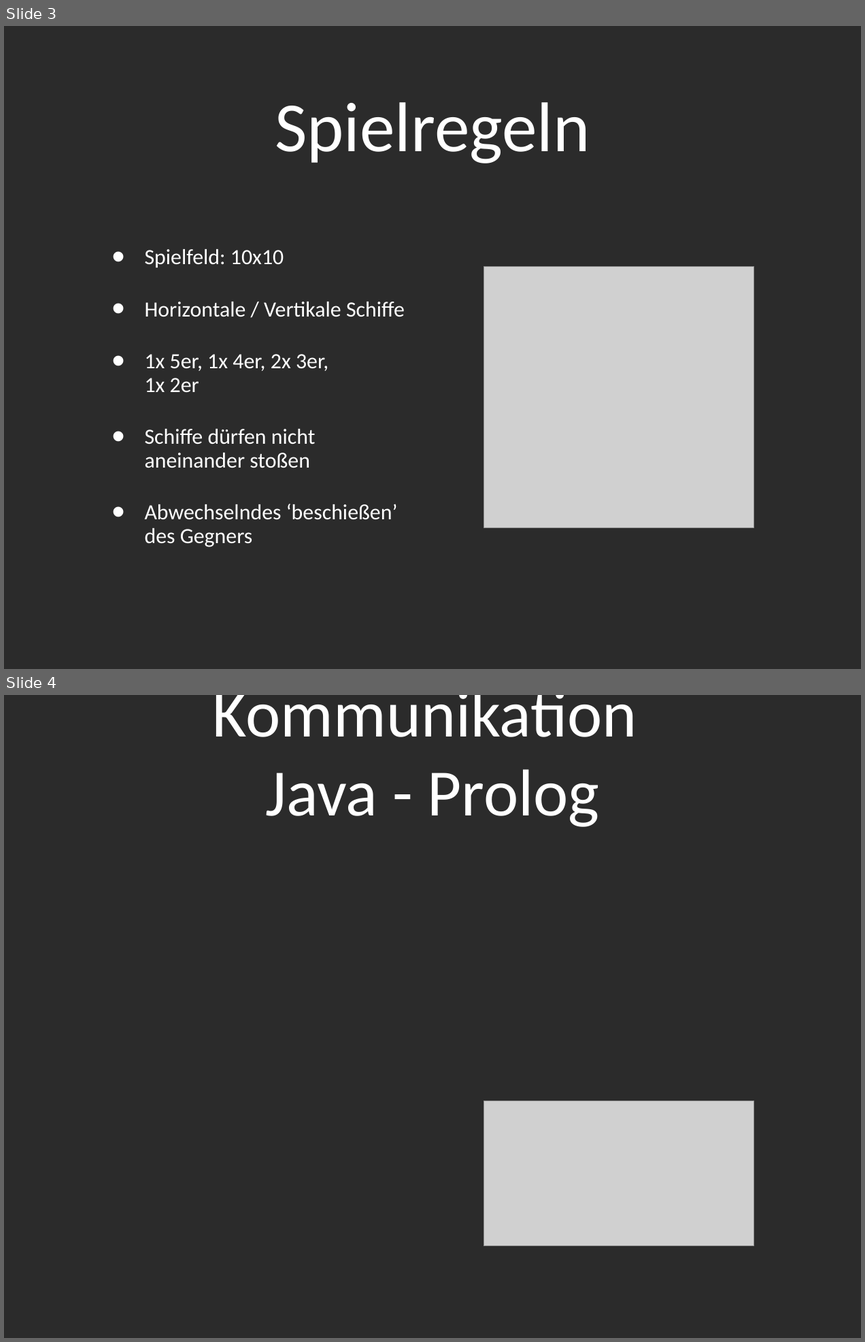
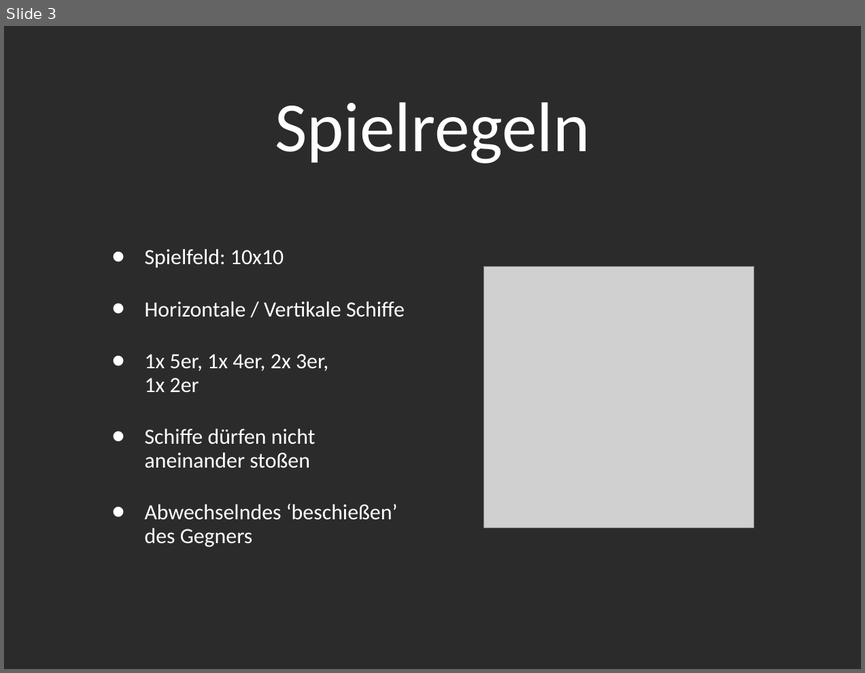
Before and after one commit to novac045/ai-battleship, a slide deck: Präsentation/Presentation_PPT.ppt. Shown one above the other, each under a label of ours: slides 3 and 4 before the commit, slide 3 after it. The pictures are 865x1342 and 865x673 pixels, drawn with LibreOffice and Linux fonts; fonts in the diff are those of the drawing; grey boxes stand for pictures; background and template pictures are left out; a plain dark background stands for a picture behind light text. Boxes give left, top, right and bottom in pixels: in the first picture for what was removed or moved away, otherwise in the second. Text is boxed around its words. In the diff, an @@ line names an element or a change of style, - is before the commit and + after.

```diff
--- a/Präsentation/Presentation_PPT.ppt
+++ b/Präsentation/Presentation_PPT.ppt
@@ slide 4 removed at [4, 695, 861, 1338], background picture (left out) @@
@@ title removed at [213, 695, 637, 827] @@
-Kommunikation
-Java - Prolog
@@ picture removed at [483, 1100, 754, 1246] @@
```
Also in this commit, not shown: 1 slide changed, 6 slides added, 1 other file.
